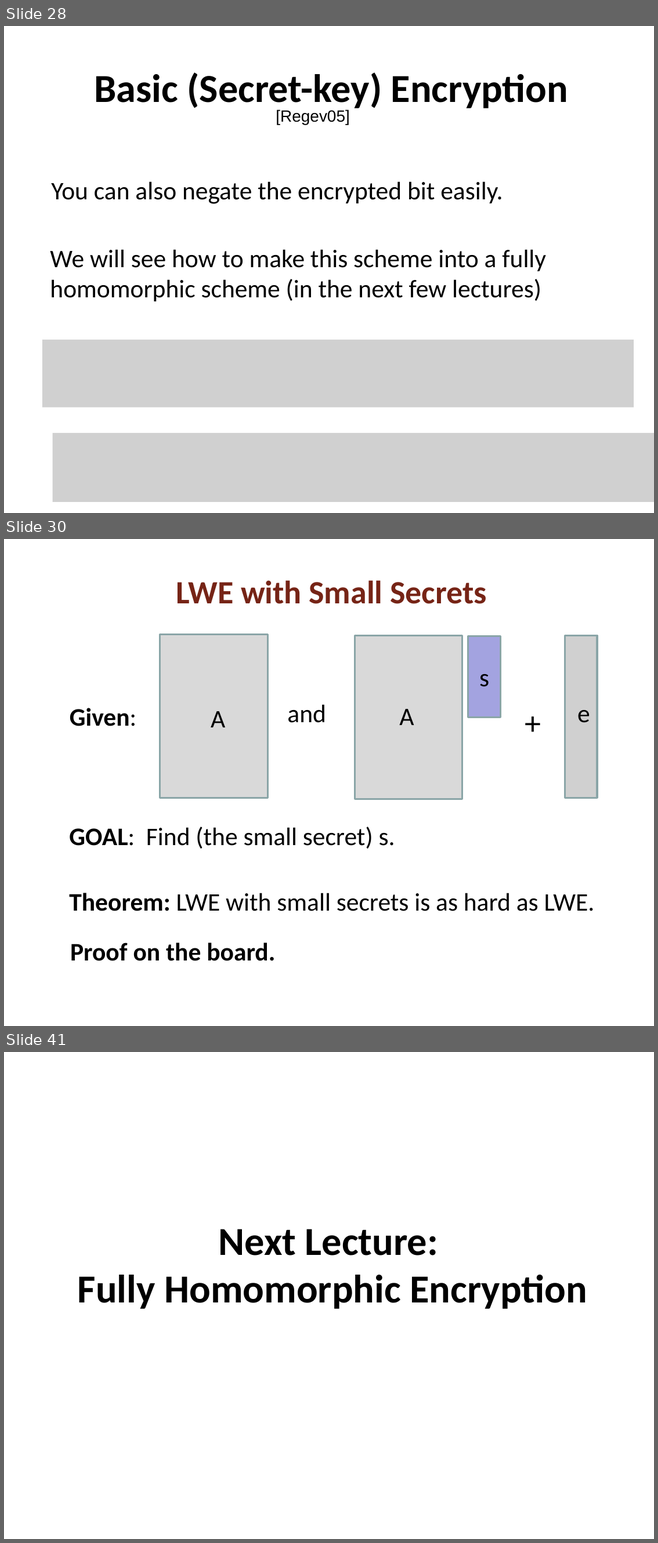
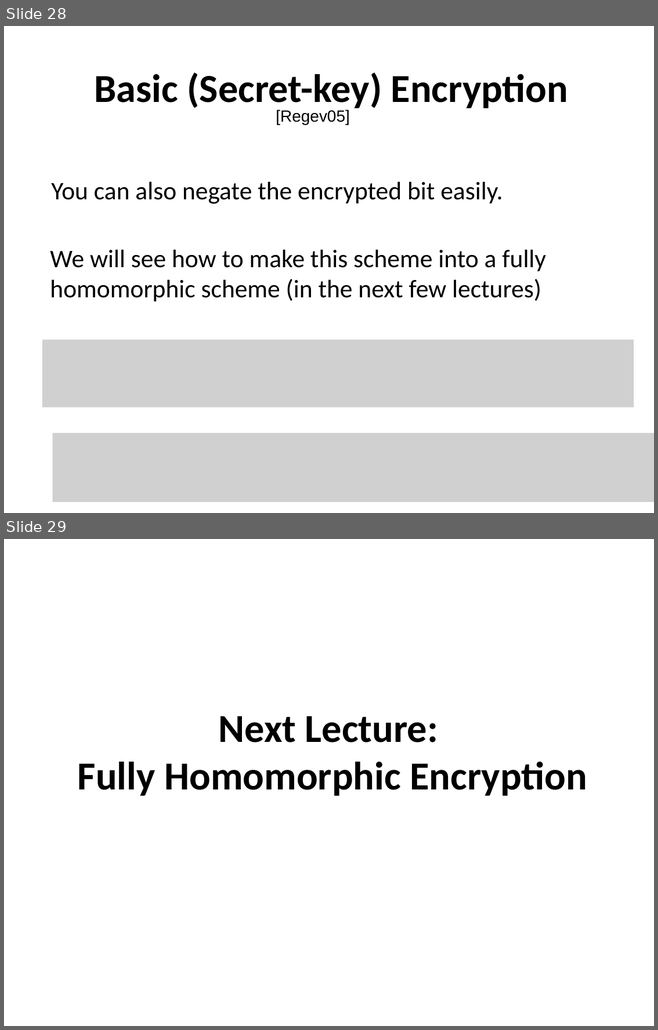
Before and after one commit to mit6875/mit6875.github.io, a slide deck: SLIDES/lec18.pptx. Shown one above the other, each under a label of ours: slides 28, 30 and 41 before the commit, slides 28 and 29 after it; the slides between them are not shown. The pictures are 658x1543 and 658x1030 pixels, drawn with LibreOffice and Linux fonts; fonts in the diff are those of the drawing; grey boxes stand for pictures. Boxes give left, top, right and bottom in pixels: in the first picture for what was removed or moved away, otherwise in the second. Text is boxed around its words. In the diff, an @@ line names an element or a change of style, - is before the commit and + after.

Commit message:
Update slides

```diff
--- a/SLIDES/lec18.pptx
+++ b/SLIDES/lec18.pptx
@@ slide 30 removed at bbox=[4, 539, 654, 1026], background #FFFFFF @@
@@ title removed at bbox=[176, 580, 487, 604] @@
-LWE with Small Secrets
@@ rectangle removed at bbox=[160, 635, 267, 798] @@
@@ rectangle removed at bbox=[354, 636, 461, 799] @@
@@ rectangle removed at bbox=[468, 636, 500, 717] @@
@@ picture removed at bbox=[565, 636, 597, 798] @@
@@ text removed at bbox=[479, 674, 489, 687] @@
-s
@@ text removed at bbox=[70, 708, 136, 726] @@
-Given:
@@ text removed at bbox=[210, 711, 225, 727] @@
-A
@@ text removed at bbox=[287, 704, 326, 723] @@
-and
@@ text removed at bbox=[399, 709, 413, 725] @@
-A
@@ text removed at bbox=[518, 701, 576, 743] @@
-+
@@ text removed at bbox=[577, 710, 590, 723] @@
-e
@@ text removed at bbox=[69, 827, 395, 849] @@
-GOAL: Find (the small secret) s.
@@ text removed at bbox=[69, 893, 594, 911] @@
-Theorem: LWE with small secrets is as hard as LWE.
@@ text removed at bbox=[70, 943, 275, 961] @@
-Proof on the board.
@@ what was slide 41 is now slide 29 @@
```
Also in this commit, not shown: 11 other slides removed, 1 other file.
